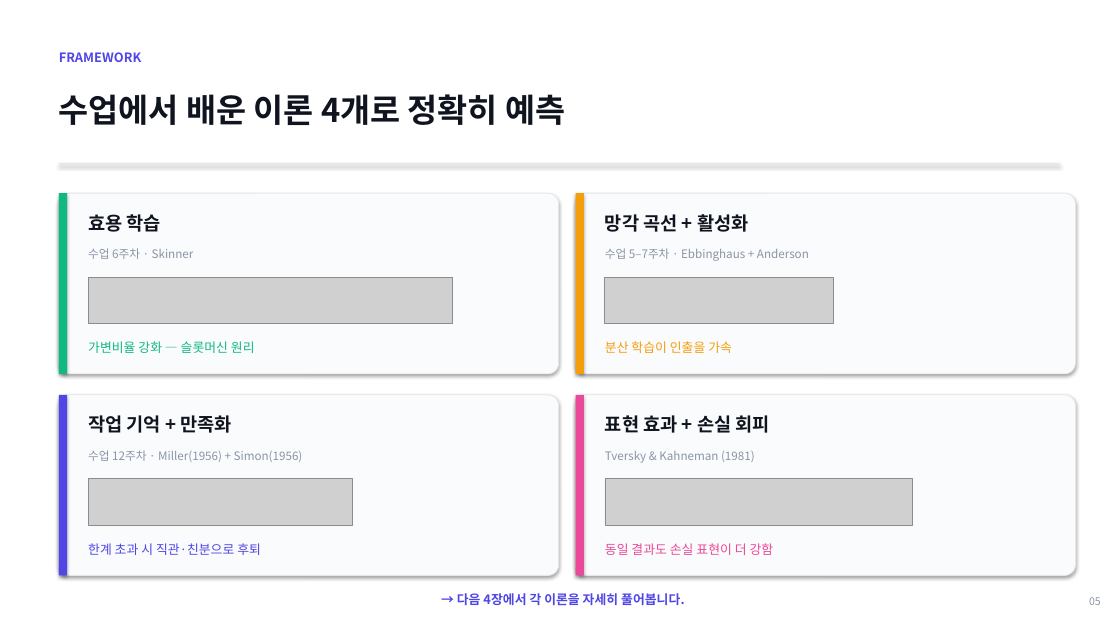
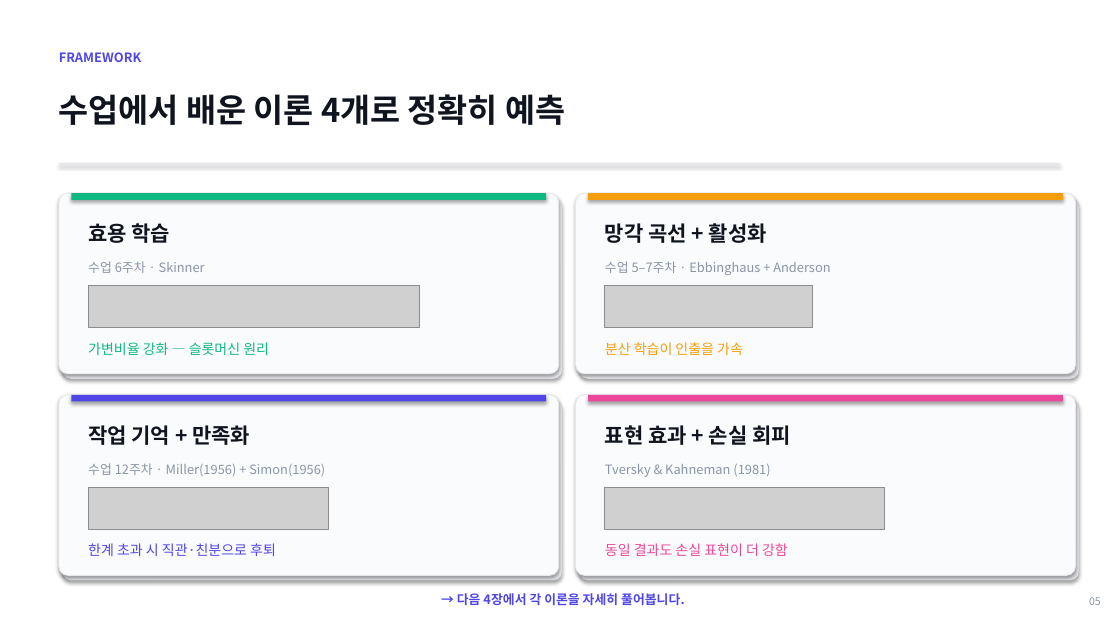
Before and after one commit to lshpy/imen315-syllabus-meta, a slide deck: slide 5 of team_project/kickoff_2026-05-11.pptx. Drawn at 1120x630 pixels with LibreOffice and Linux fonts; fonts in the diff are those of the drawing; grey boxes stand for pictures. Boxes give left, top, right and bottom in pixels: in the first picture for what was removed or moved away, otherwise in the second. Text is boxed around its words. In the diff, an @@ line names an element or a change of style, - is before the commit and + after.

```diff
--- a/team_project/kickoff_2026-05-11.pptx
+++ b/team_project/kickoff_2026-05-11.pptx
@@ rectangle removed at (59, 193, 67, 374) @@
@@ rounded rectangle added at (59, 193, 559, 374), fill #FAFBFC, outline #E5E7EB 0.75 pt @@
@@ rounded rectangle: place and size @@
-rounded rectangle at (59, 193, 559, 374)
+rounded rectangle at (62, 198, 562, 379)
@@ rounded rectangle at (62, 198, 562, 379): fill #FAFBFC to #E9EBF0; outline #E5E7EB 0.75 pt to none; proportions changed @@
@@ rectangle added at (71, 193, 546, 200), fill #10B981 @@
@@ rectangle removed at (576, 193, 584, 374) @@
@@ rounded rectangle added at (579, 198, 1079, 379), fill #E9EBF0 @@
@@ rectangle added at (588, 193, 1063, 200), fill #F59E0B @@
@@ text "효용 학습": place and size @@
-text "효용 학습" at (88, 214, 161, 232)
+text "효용 학습" at (88, 223, 171, 243)
@@ text "망각 곡선 + 활성화": place and size @@
-text "망각 곡선 + 활성화" at (605, 214, 748, 232)
+text "망각 곡선 + 활성화" at (605, 223, 767, 243)
@@ text "수업 6주차 · Skinner": place and size @@
-text "수업 6주차 · Skinner" at (88, 248, 194, 259)
+text "수업 6주차 · Skinner" at (88, 261, 205, 273)
@@ text "수업 5–7주차 · Ebbinghaus + ...": place and size @@
-text "수업 5–7주차 · Ebbinghaus + ..." at (605, 248, 809, 261)
+text "수업 5–7주차 · Ebbinghaus + ..." at (605, 261, 830, 275)
@@ picture: place and size @@
-picture at (88, 277, 452, 323)
+picture at (88, 286, 419, 328)
@@ picture: place and size @@
-picture at (605, 277, 833, 323)
+picture at (605, 286, 812, 328)
@@ rectangle removed at (59, 395, 67, 576) @@
@@ rounded rectangle added at (62, 400, 562, 581), fill #E9EBF0 @@
@@ rectangle added at (71, 395, 546, 402), fill #4F46E5 @@
@@ text "작업 기억 + 만족화": place and size @@
-text "작업 기억 + 만족화" at (88, 415, 231, 433)
+text "작업 기억 + 만족화" at (88, 425, 250, 445)
@@ proportions changed in 3 elements at (576, 193, 1075, 374), (59, 395, 559, 576), (576, 395, 1075, 576) @@
@@ rectangle removed at (576, 395, 584, 576) @@
@@ rounded rectangle added at (579, 400, 1079, 581), fill #E9EBF0 @@
@@ rectangle added at (588, 395, 1063, 402), fill #EC4899 @@
@@ size 16 to 18 pt in 4 elements at (605, 223, 767, 243), (88, 223, 171, 243), (88, 425, 250, 445), (605, 425, 791, 445) @@
@@ text "표현 효과 + 손실 회피": place and size @@
-text "표현 효과 + 손실 회피" at (605, 415, 770, 433)
+text "표현 효과 + 손실 회피" at (605, 425, 791, 445)
@@ text "수업 12주차 · Miller(1956) + ...": place and size @@
-text "수업 12주차 · Miller(1956) + ..." at (88, 450, 303, 462)
+text "수업 12주차 · Miller(1956) + ..." at (88, 463, 325, 476)
@@ size 10 to 11 pt in 4 elements at (88, 261, 205, 273), (605, 261, 830, 275), (88, 463, 325, 476), (605, 464, 770, 477) @@
@@ text "Tversky & Kahneman (1981)": place and size @@
-text "Tversky & Kahneman (1981)" at (605, 451, 755, 463)
+text "Tversky & Kahneman (1981)" at (605, 464, 770, 477)
@@ picture: place and size @@
-picture at (88, 479, 352, 525)
+picture at (88, 487, 329, 529)
@@ picture: place and size @@
-picture at (605, 479, 912, 525)
+picture at (605, 487, 885, 529)
@@ size 11 to 12 pt in 4 elements at (88, 342, 269, 355), (605, 342, 743, 355), (88, 543, 276, 556), (605, 543, 788, 556) @@
```
Also in this commit, not shown: 18 other slides changed, 1 other file.
